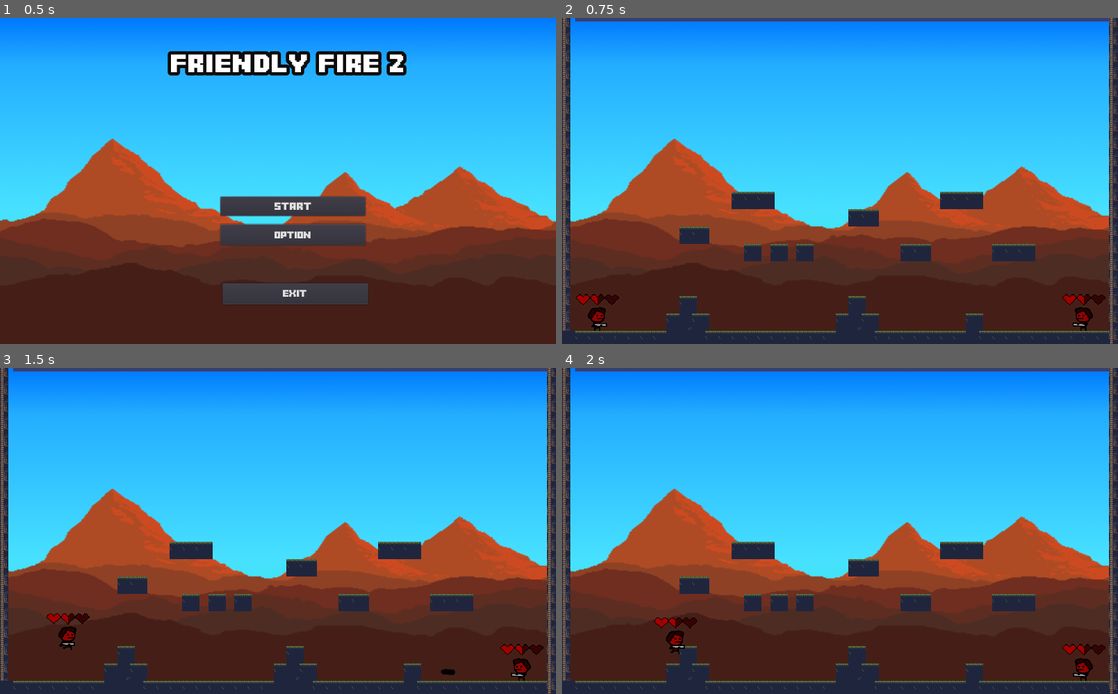
Above: before the commit, frames 1-4 (two rows, left to right).
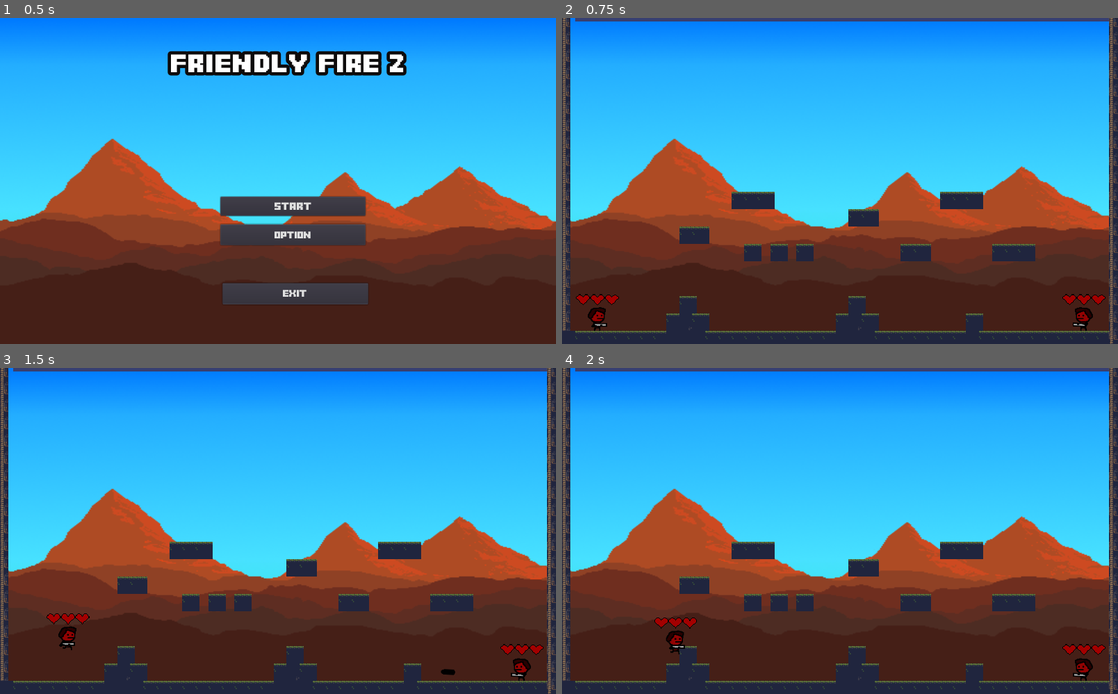
Above: after the commit, the same moments.

Repository: Toefge/InteraktiveSysteme
Game: Godot game, scene res://Menu/Menu.tscn
The game is run twice, just before and just after one commit, with the same random seed, the same clock (stepped at 60 frames per second) and the same inputs.
Inputs (mouse positions are in pixels of both pictures, inside the frame that each line leads up to):
- Up to frame 1 (0.5 s): no input
- Up to frame 2 (0.75 s): click "Start" at 0.5 s
- Up to frame 3 (1.5 s): tap Enter at 1.25 s; move the mouse to (400, 514) at 1.27 s; hold D (right) from 1.28 s (still down); tap W (up) at 1.35 s
- Up to frame 4 (2 s): keep holding D (right); tap W (up) at 1.52, 1.82 s

Frame 1 is identical in both runs. In frame 2, 0.1% of the frame differs, in the area x 6-98%, y 85-88%; in frame 3, 0.1%; in frame 4, 0.1%, in the area x 20-98%, y 76-88%.

Commit message:
Death Animation
Spieler liegt horizontal nach dem er gestorben ist und kann sich nicht mehr bewegen!

Diff:
--- a/Bullet/bullet.tscn
+++ b/Bullet/bullet.tscn
@@ -30,6 +30,7 @@
 collision_layer = 0
 collision_mask = 32
 script = ExtResource( 2 )
+damage_amount = 10.0
 
 [node name="CollisionShape2D" type="CollisionShape2D" parent="DamageArea"]
 position = Vector2( 3.34087, 0 )
--- a/HealthBar/Hp.tscn
+++ b/HealthBar/Hp.tscn
@@ -14,7 +14,7 @@
 [node name="TweenBar" type="TextureProgress" parent="."]
 margin_right = 2686.0
 margin_bottom = 809.0
-value = 50.0
+value = 100.0
 texture_under = ExtResource( 2 )
 texture_progress = ExtResource( 1 )
 tint_progress = Color( 0.94902, 0.545098, 0.0313726, 1 )
@@ -25,7 +25,7 @@
 [node name="HealthBar" type="TextureProgress" parent="."]
 margin_right = 2686.0
 margin_bottom = 809.0
-value = 50.0
+value = 100.0
 texture_over = ExtResource( 3 )
 texture_progress = ExtResource( 1 )
 tint_progress = Color( 0.905882, 0.054902, 0.054902, 1 )
--- a/playerMechanics/playerMechanics.tscn
+++ b/playerMechanics/playerMechanics.tscn
@@ -10,6 +10,8 @@
 [ext_resource path="res://playerMechanics/HitBoxScript.gd" type="Script" id=8]
 [ext_resource path="res://HealthBar/Hp.tscn" type="PackedScene" id=9]
 [ext_resource path="res://HealthBar/HealthBarScript.gd" type="Script" id=10]
+[ext_resource path="res://assets/sPlayer_death_left.png" type="Texture" id=11]
+[ext_resource path="res://assets/sPlayer_death_right.png" type="Texture" id=12]
 
 [sub_resource type="RectangleShape2D" id=1]
 extents = Vector2( 8.02926, 15.5354 )
@@ -119,3 +121,11 @@
 margin_bottom = -53.9617
 rect_scale = Vector2( 0.0307513, 0.0282296 )
 script = ExtResource( 10 )
+
+[node name="DeadPlayerLeft" type="Sprite" parent="."]
+visible = false
+texture = ExtResource( 11 )
+
+[node name="DeadPlayerRight" type="Sprite" parent="."]
+visible = false
+texture = ExtResource( 12 )
--- a/playerMechanics/playerScript.gd
+++ b/playerMechanics/playerScript.gd
@@ -26,6 +26,8 @@
 #onready var invulnerability_timer = $InvulnerabilityTimer
 onready var Hitbox = $Hitbox
 
+var dead = false
+
 #HealthBar
 var healthBar = preload("res://HealthBar/HealthBarScript.gd")
 
@@ -40,17 +42,18 @@
 
 func _physics_process(delta):
 
-	#Check if the player let go of the jump button
-	var is_jump_interrupted: = Input.is_action_just_released(up) and _velocity.y < 0.0
-	var direction: = get_direction()
-	_velocity = calculate_move_velocity(_velocity, direction, speed, is_jump_interrupted)
-	_velocity = move_and_slide(_velocity, FLOOR_NORMAL)
+	if (!dead):
+		#Check if the player let go of the jump button
+		var is_jump_interrupted: = Input.is_action_just_released(up) and _velocity.y < 0.0
+		var direction: = get_direction()
+		_velocity = calculate_move_velocity(_velocity, direction, speed, is_jump_interrupted)
+		_velocity = move_and_slide(_velocity, FLOOR_NORMAL)
 
-	#Changing Sprites for left and right
-	if Input.is_action_just_pressed(left):
-		$AnimatedSprite.flip_h = true
-	elif Input.is_action_just_pressed(right):
-		$AnimatedSprite.flip_h = false
+		#Changing Sprites for left and right
+		if Input.is_action_just_pressed(left):
+			$AnimatedSprite.flip_h = true
+		elif Input.is_action_just_pressed(right):
+			$AnimatedSprite.flip_h = false
 
 #Check which keys the player is pressing to move
 func get_direction() -> Vector2:
@@ -107,8 +110,15 @@
 	print("damaged")
 
 func kill():
+	dead = true
 	print("dead")
-	yield(get_tree().create_timer(2), "timeout")
+	$AnimatedSprite.hide()
+	$Gun.hide()
+	if ($AnimatedSprite.flip_h):
+		$DeadPlayerLeft.show()
+	else:
+		$DeadPlayerRight.show()
+	yield(get_tree().create_timer(3), "timeout")
 	get_tree().change_scene("res://Menu/Menu.tscn")
 
 func _set_health(value):
Binary file added: assets/sPlayer_death_left.png
Not shown, added: assets/sPlayer_death_left.png.import
Binary file added: assets/sPlayer_death_right.png
Not shown, added: assets/sPlayer_death_right.png.import
Not shown: 1 places in playerMechanics/playerMechanics.tscn that only renumber resources
